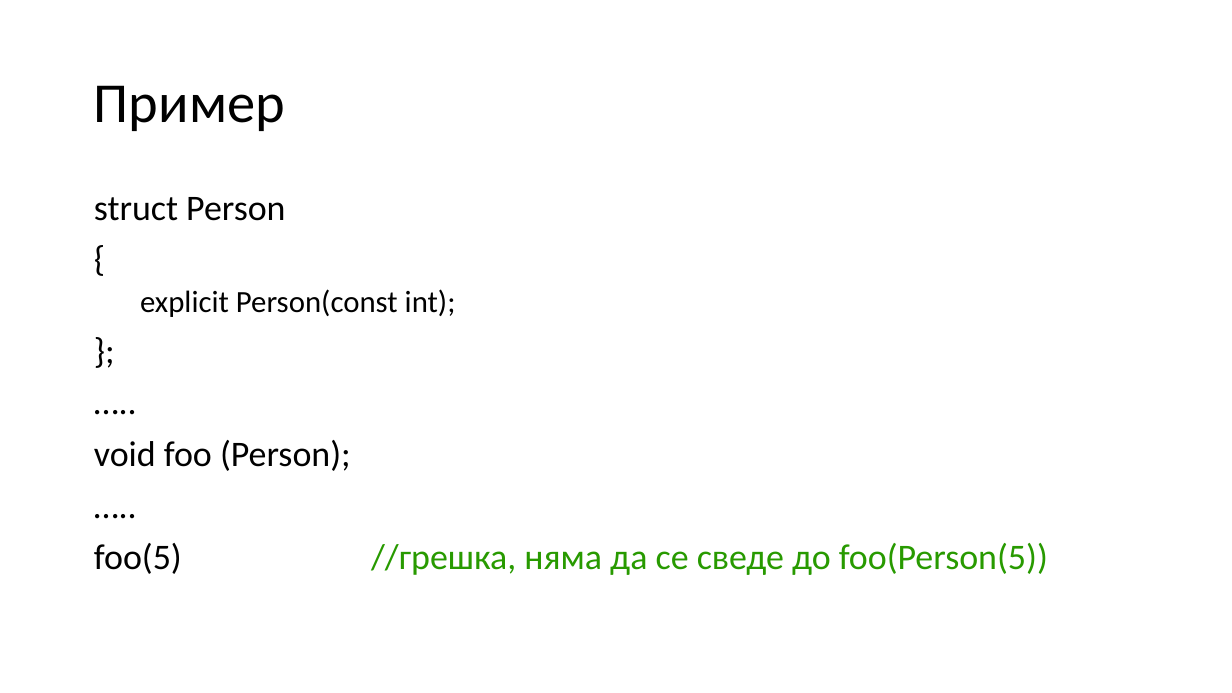
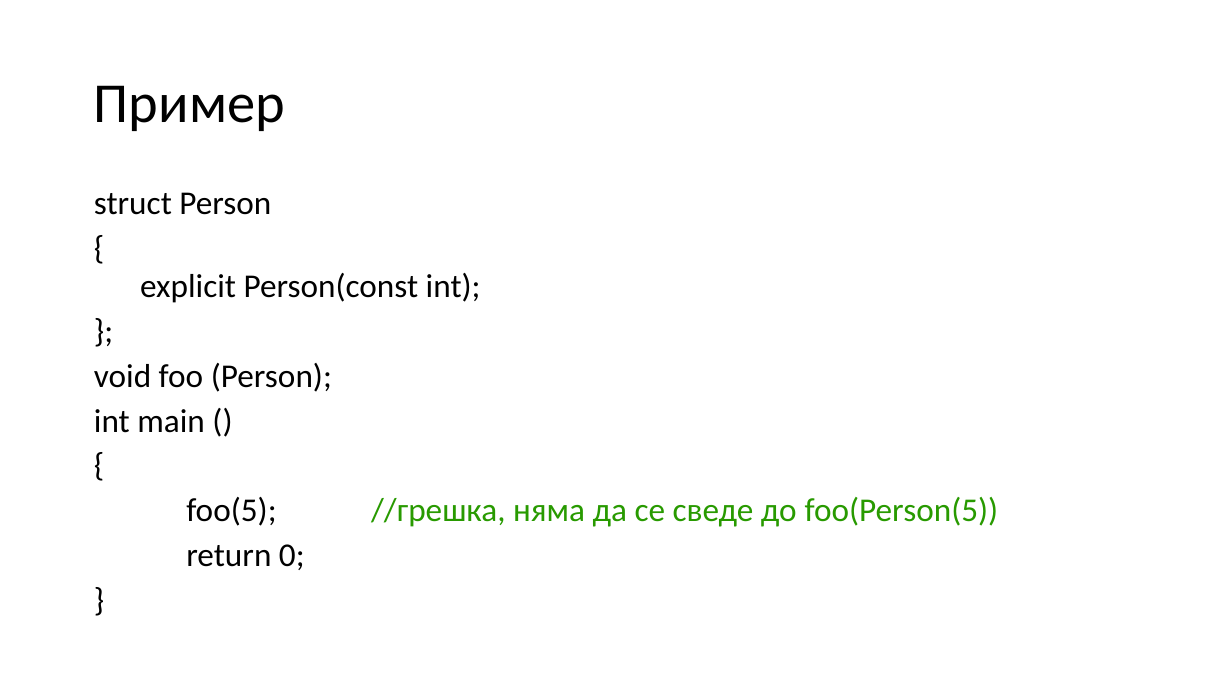
Before and after one commit to Mapmo/Uni-CPP, a slide deck: slide 38 of Object-Oriented Programming/Consultation 2/Consultation2.pptx. Drawn at 1232x693 pixels with LibreOffice and Linux fonts; fonts in the diff are those of the drawing. Boxes give left, top, right and bottom in pixels: in the first picture for what was removed or moved away, otherwise in the second. Text is boxed around its words. In the diff, an @@ line names an element or a change of style, - is before the commit and + after.

```diff
--- a/Object-Oriented Programming/Consultation 2/Consultation2.pptx
+++ b/Object-Oriented Programming/Consultation 2/Consultation2.pptx
@@ text at [94, 192, 999, 570]: paragraph removed @@
-…..
@@ text at [94, 192, 481, 392]: size 28 to 25.9 pt in "struct Person", "{", "};", "void foo (Person);"; size 24 to 25.9 pt in "explicit Person(const int);"; line spacing 0.9 to 0.8 @@
@@ text at [94, 409, 999, 570]: text changed; size 28 to 25.9 pt @@
-…..
-foo(5) //грешка, няма да се сведе до foo(Person(5))
+int main ()
+{
+foo(5); //грешка, няма да се сведе до foo(Person(5))
+return 0;
+}
```
Also in this commit, not shown: 12 other slides changed, 2 other files.
